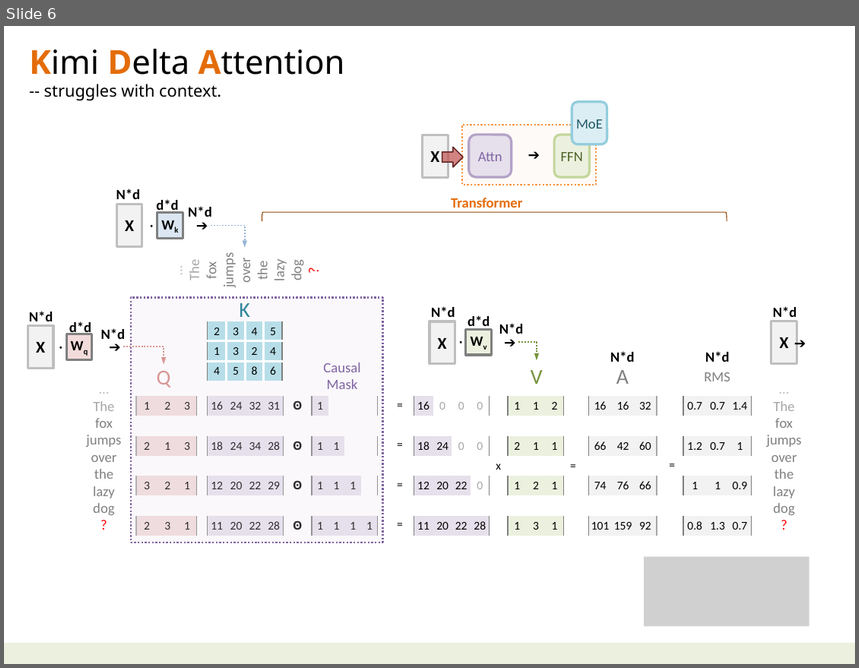
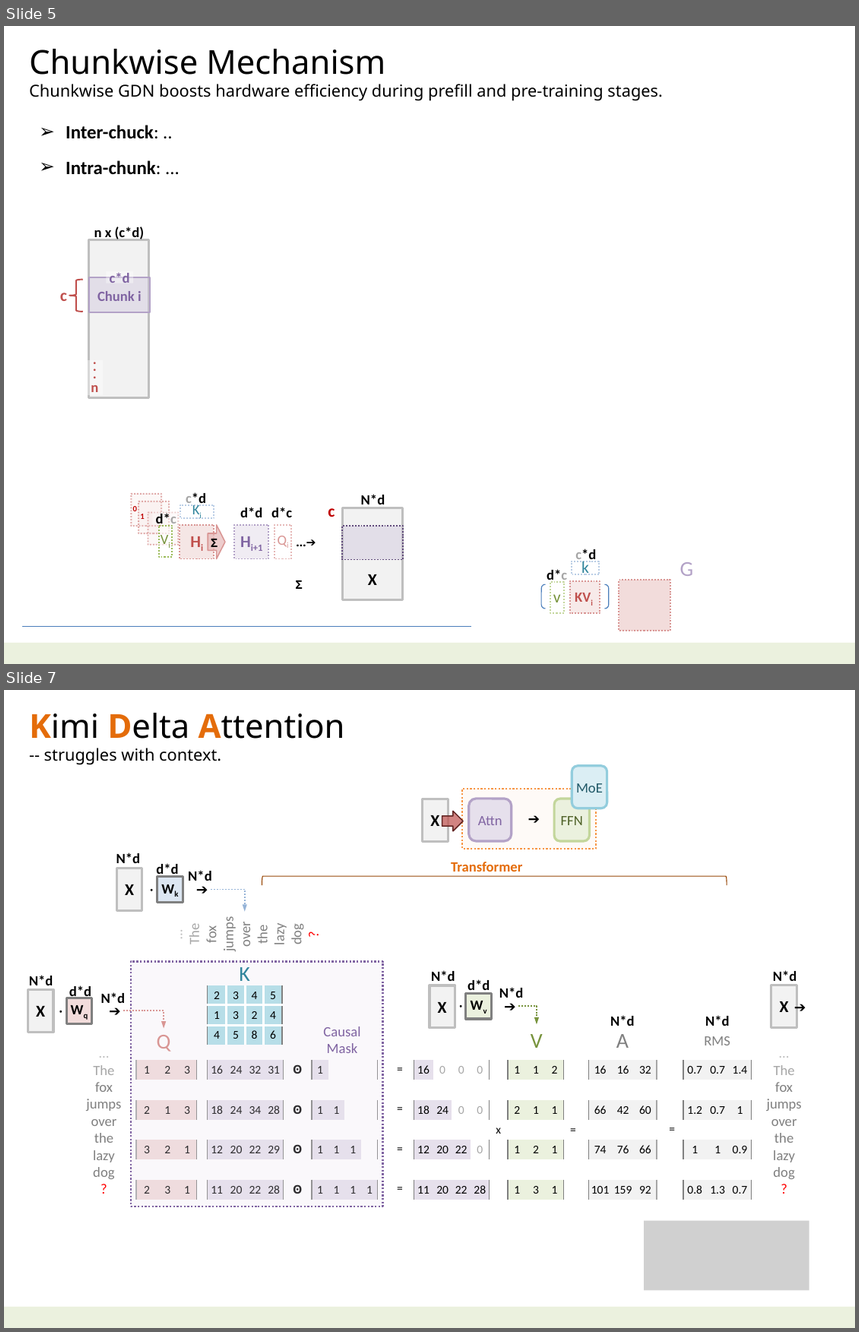
Before and after one commit to navibator/crazy-ai, a slide deck: temp.pptx. Shown one above the other, each under a label of ours: slide 6 before the commit, slides 5 and 7 after it; the slides between them are not shown. The pictures are 859x668 and 859x1332 pixels, drawn with LibreOffice and Linux fonts; fonts in the diff are those of the drawing; grey boxes stand for pictures. Boxes give left, top, right and bottom in pixels: in the first picture for what was removed or moved away, otherwise in the second. Text is boxed around its words. In the diff, an @@ line names an element or a change of style, - is before the commit and + after.

Commit message:
chunk-wise

```diff
--- a/temp.pptx
+++ b/temp.pptx
@@ slide 5 added at [4,26,855,664], background #FFFFFF; not listed: 1 template element that a slide beside it also shows @@
@@ text added at [29,49,663,101], 14 pt, text #000000 @@
+Chunkwise Mechanism
+Chunkwise GDN boosts hardware efficiency during prefill and pre-training stages.
@@ text added at [66,125,161,175], 16 pt, text #000000, bold @@
+➢ Inter-chuck: ..
+➢ Intra-chunk: ...
@@ text added at [94,227,145,241], 12 pt, text #000000, bold @@
+n x (c*d)
@@ rectangle added at [89,240,150,398], fill #F2F2F2, outline #BFBFBF 2 pt @@
@@ rectangle added at [106,271,133,283], fill #FFFFFF at 40% opacity, 12 pt, text #8064A2, bold @@
+c*d
@@ rectangle added at [59,286,69,303], fill #FFFFFF at 40% opacity, 14 pt, text #C0504D, bold @@
+c
@@ left brace added at [69,280,83,312], outline #C0504D 1.25 pt @@
@@ rectangle added at [89,278,151,313], fill #CCC1DA at 40% opacity, outline #B3A2C7 1.25 pt, 12 pt, text #8064A2, bold @@
+Chunk i
@@ rectangle added at [87,360,103,395], fill #FFFFFF at 40% opacity, 12 pt, text #C0504D, bold @@
+.
+.
+.
+n
@@ rectangle added at [131,494,161,527], fill #F2DCDB at 20% opacity, outline #D99694 1.25 pt dashed, 12 pt, text #C00000, bold @@
+0
@@ rectangle added at [139,502,169,534], fill #F2DCDB at 20% opacity, outline #D99694 1.25 pt dashed, 12 pt, text #C00000, bold @@
+1
@@ rectangle added at [183,491,210,504], fill #FFFFFF at 60% opacity, 12 pt, text #000000, bold @@
+c*d
@@ text added at [361,494,386,509], 12 pt, text #000000, bold @@
+N*d
@@ rectangle added at [148,513,179,545], fill #F2DCDB at 20% opacity, outline #D99694 1.25 pt dashed, 12 pt, text #C00000, bold @@
+.. .
@@ rectangle added at [152,512,180,525], fill #FFFFFF at 40% opacity, 12 pt, text #000000, bold @@
+d*c
@@ rectangle added at [159,525,173,557], fill #FFFFFF at 60% opacity, outline #9BBB59 1.25 pt dashed, 12 pt, text #77933C @@
+Vi
@@ rectangle added at [180,525,215,559], fill #F2DCDB at 70% opacity, outline #D99694 1.25 pt dashed, 14 pt, text #C0504D, bold @@
+Hi
@@ rectangle added at [180,506,215,518], fill #FFFFFF at 60% opacity, outline #B9CDE5 1.25 pt dashed, 12 pt, text #31859C @@
+Ki
@@ down arrow added at [208,525,225,559], fill #E6B9B8 at 70% opacity, outline #D99694 1 pt, 10 pt, text #000000, bold @@
+Σ
@@ rectangle added at [235,525,268,559], fill #E6E0EC at 60% opacity, outline #B3A2C7 1.25 pt dashed, 14 pt, text #8064A2, bold @@
+Hi+1
@@ text added at [240,507,262,518], 12 pt, text #000000, bold @@
+d*d
@@ text added at [272,507,292,518], 12 pt, text #000000, bold @@
+d*c
@@ rectangle added at [275,525,291,559], outline #E6B9B8 1.25 pt dashed, 12 pt, text #D99694 @@
+Qi
@@ text added at [328,509,335,517], 14 pt, text #C00000, bold @@
+c
@@ rectangle added at [343,509,403,600], fill #F2F2F2, outline #BFBFBF 2 pt, 14 pt, text #000000, bold @@
+X
@@ rectangle added at [343,525,403,560], fill #CCC1DA at 40% opacity, outline #604A7B 1.25 pt dashed @@
@@ text added at [296,528,317,553], 10 pt, text #000000, bold @@
+…➔
@@ group added at [547,549,601,614]: 3 rectangles, 2 texts @@
+KVi
+v
+k
+c*d
+d*c
@@ text added at [680,563,694,576], 18 pt, text #B3A2C7 @@
+G
@@ text added at [296,581,303,589], 10 pt, text #000000, bold @@
+Σ
@@ bracket pair added at [541,585,608,608], outline #4B7EBC 0.75 pt @@
@@ rectangle added at [620,580,671,631], fill #F2DCDB, outline #D99694 1.25 pt dashed @@
@@ line added from (22, 627) to (471, 627), #4B7EBC 0.75 pt @@
@@ what was slide 6 is now slide 7 @@
```
Also in this commit, not shown: 3 slides changed.
